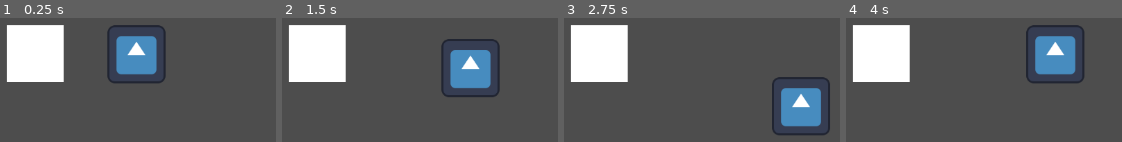
Above: before the commit, frames 1-4 (left to right).
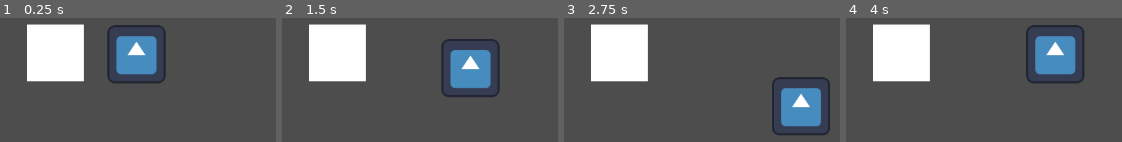
Above: after the commit, the same moments.

Repository: madsonmms/item-module
Game: Godot game, scene res://playground.tscn
Same seed, same stepped clock (60 frames per second), same inputs: the game is played once before the commit and once after it. The engine's default icon, where the game draws it, is replaced by a stand-in: a white triangle on a blue panel in a dark square.
Inputs:
- Up to frame 1 (0.25 s): no input
- Up to frame 2 (1.5 s): tap Enter at 0.5 s; hold Right (right) 0.53-1.28 s; hold E (interact) 0.53-1.28 s; hold Down (down) from 1.28 s (still down); tap E (interact) at 1.35 s
- Up to frame 3 (2.75 s): release Down (down) at 2.03 s; hold Right (right) from 2.03 s (still down); hold E (interact) from 2.03 s (still down)
- Up to frame 4 (4 s): release Right (right) at 2.78 s; release E (interact) at 2.78 s; hold Up (up) 2.78-3.53 s; tap E (interact) at 2.85 s; hold Left (left) from 3.53 s (still down); hold E (interact) from 3.53 s (still down)

The runs differ from the first frame. In frame 1, 7.1% of the frame differs, in the area x 2-31%, y 4-52%; in frame 2, 7.1%; in frame 3, 7.1%; in frame 4, 7.1%.

Commit message:
Turning the box into a RigidBody2d, still trying to inactivate it's gravity when it's been carried

Diff:
--- /dev/null
+++ b/Caixa.tscn
@@ -0,0 +1,48 @@
+[gd_scene load_steps=7 format=3 uid="uid://dh0v6rvbe8iua"]
+
+[ext_resource type="Script" uid="uid://ppb4pfkmxbom" path="res://caixa.gd" id="1_vlhcn"]
+[ext_resource type="PackedScene" uid="uid://l2royxwcttg7" path="res://ItemInteraction.tscn" id="2_xxku7"]
+
+[sub_resource type="Gradient" id="Gradient_wt17y"]
+colors = PackedColorArray(1, 1, 1, 1, 1, 1, 1, 1)
+
+[sub_resource type="GradientTexture2D" id="GradientTexture2D_m8u5f"]
+gradient = SubResource("Gradient_wt17y")
+
+[sub_resource type="CircleShape2D" id="CircleShape2D_wt17y"]
+radius = 103.23759
+
+[sub_resource type="RectangleShape2D" id="RectangleShape2D_vlhcn"]
+size = Vector2(82, 82)
+
+[node name="Caixa" type="RigidBody2D" node_paths=PackedStringArray("item_interaction")]
+collision_layer = 8
+collision_mask = 0
+gravity_scale = 0.0
+script = ExtResource("1_vlhcn")
+item_type = 0
+item_interaction = NodePath("ItemInteraction")
+
+[node name="Sprite2D" type="Sprite2D" parent="."]
+scale = Vector2(1.28125, 1.28125)
+texture = SubResource("GradientTexture2D_m8u5f")
+
+[node name="ItemInteraction" parent="." node_paths=PackedStringArray("interaction_label") instance=ExtResource("2_xxku7")]
+collision_layer = 4
+monitoring = false
+interaction_label = NodePath("Label")
+
+[node name="CollisionShape2D" type="CollisionShape2D" parent="ItemInteraction"]
+shape = SubResource("CircleShape2D_wt17y")
+
+[node name="Label" type="Label" parent="ItemInteraction"]
+visible = false
+offset_left = -11.0
+offset_top = -85.0
+offset_right = 29.0
+offset_bottom = -62.0
+text = "[E]"
+
+[node name="CollisionShape2D" type="CollisionShape2D" parent="."]
+shape = SubResource("RectangleShape2D_vlhcn")
+debug_color = Color(0.85305727, 0.00083150686, 0.8940463, 0.41960785)
--- a/interact_component.gd
+++ b/interact_component.gd
@@ -8,14 +8,16 @@
 #signal item_found(item: ItemInteraction)
 #signal item_lost(item: ItemInteraction)
 
+@export var carry_point: Marker2D
+
 var available_item: Item = null
 var carried_item: Item = null
 var is_carrying: bool = false
-var carry_offset: Vector2 = Vector2(0, -40)
+var carry_offset: Vector2 = Vector2(0, 0)
 
 var actor: CharacterBody2D
 
-#Guarda o status original do item para resturar/referenciar
+#Guarda o status original do item para resturar o item
 var carried_item_original_parent: Node = null
 var carried_item_original_transform: Transform2D = Transform2D()
 
@@ -24,11 +26,13 @@
 	area_entered.connect(_on_item_nearby)
 	area_exited.connect(_on_item_far)
 
+	print_debug(carried_item_original_transform)
+
 	pass
 
 func _process(_delta: float) -> void:
-	if is_carrying and carried_item:
-		_update_carried_item_position()
+	#if is_carrying and carried_item:
+		#_update_carried_item_position()
 	pass
 
 func try_interact() -> bool:
@@ -52,7 +56,7 @@
 	return false
 
 
-func try_carry(item: Node2D) -> bool:
+func try_carry(item: Item) -> bool:
 
 	var types_list = item.ItemType
 	var item_type = item.get_item_type()
@@ -68,20 +72,18 @@
 	carried_item = item
 	is_carrying = true
 
-	carried_item_original_parent = item.get_parent()
-	carried_item_original_transform = item.global_transform
+	carried_item.freeze = true
+	carried_item.reparent(carry_point)
+	carried_item.position = Vector2.ZERO
 
-	carried_item_original_parent.remove_child(item)
-	actor.add_child(item)
-	item.position = carry_offset
 
 	#item_carring.emit(item)
 
 	return true
 
-func _update_carried_item_position() -> void:
-	if carried_item:
-		carried_item.position = carry_offset
+#func _update_carried_item_position() -> void:
+	#if carried_item:
+		#carried_item.global_position = carry_point.global_position
 
 func drop_item() -> bool:
 
--- a/player.tscn
+++ b/player.tscn
@@ -10,7 +10,7 @@
 [sub_resource type="CircleShape2D" id="CircleShape2D_kne1u"]
 
 [node name="Player" type="CharacterBody2D"]
-collision_mask = 9
+collision_mask = 0
 script = ExtResource("1_4flbx")
 
 [node name="Sprite2D" type="Sprite2D" parent="."]
@@ -20,8 +20,12 @@
 [node name="CollisionShape2D" type="CollisionShape2D" parent="."]
 shape = SubResource("RectangleShape2D_i3pqv")
 
-[node name="InteractComponent" parent="." instance=ExtResource("3_kne1u")]
+[node name="InteractComponent" parent="." node_paths=PackedStringArray("carry_point") instance=ExtResource("3_kne1u")]
 collision_mask = 4
+carry_point = NodePath("CarryPoint")
+
+[node name="CarryPoint" type="Marker2D" parent="InteractComponent"]
+position = Vector2(0, -44)
 
 [node name="CollisionShape2D" type="CollisionShape2D" parent="InteractComponent"]
 shape = SubResource("CircleShape2D_kne1u")
--- a/playground.tscn
+++ b/playground.tscn
@@ -1,56 +1,15 @@
-[gd_scene load_steps=8 format=3 uid="uid://bd3hxsa4ri8ms"]
+[gd_scene load_steps=3 format=3 uid="uid://bd3hxsa4ri8ms"]
 
-[ext_resource type="PackedScene" uid="uid://pd2pr7bui32g" path="res://Player.tscn" id="1_rupst"]
-[ext_resource type="PackedScene" uid="uid://l2royxwcttg7" path="res://ItemInteraction.tscn" id="1_wt17y"]
-[ext_resource type="Script" uid="uid://ppb4pfkmxbom" path="res://caixa.gd" id="2_m8u5f"]
-
-[sub_resource type="Gradient" id="Gradient_wt17y"]
-colors = PackedColorArray(1, 1, 1, 1, 1, 1, 1, 1)
-
-[sub_resource type="GradientTexture2D" id="GradientTexture2D_m8u5f"]
-gradient = SubResource("Gradient_wt17y")
-
-[sub_resource type="CircleShape2D" id="CircleShape2D_wt17y"]
-radius = 103.23759
-
-[sub_resource type="RectangleShape2D" id="RectangleShape2D_wt17y"]
-size = Vector2(84, 84)
+[ext_resource type="PackedScene" uid="uid://pd2pr7bui32g" path="res://player.tscn" id="1_rupst"]
+[ext_resource type="PackedScene" uid="uid://dh0v6rvbe8iua" path="res://Caixa.tscn" id="2_wt17y"]
 
 [node name="Playground" type="Node2D"]
 
 [node name="Player" parent="." groups=["Player"] instance=ExtResource("1_rupst")]
 position = Vector2(315, 152)
+collision_mask = 12
 
-[node name="Caixa" type="Node2D" parent="." node_paths=PackedStringArray("item_interaction")]
-script = ExtResource("2_m8u5f")
-item_type = 0
-item_interaction = NodePath("ItemInteraction")
-
-[node name="Sprite2D" type="Sprite2D" parent="Caixa"]
-position = Vector2(169, 151)
-scale = Vector2(1.28125, 1.28125)
-texture = SubResource("GradientTexture2D_m8u5f")
-
-[node name="ItemInteraction" parent="Caixa" node_paths=PackedStringArray("interaction_label") instance=ExtResource("1_wt17y")]
-position = Vector2(169, 151)
+[node name="Caixa" parent="." instance=ExtResource("2_wt17y")]
+position = Vector2(198, 150)
 collision_layer = 4
-monitoring = false
-interaction_label = NodePath("Label")
-
-[node name="CollisionShape2D" type="CollisionShape2D" parent="Caixa/ItemInteraction"]
-shape = SubResource("CircleShape2D_wt17y")
-
-[node name="Label" type="Label" parent="Caixa/ItemInteraction"]
-visible = false
-offset_left = -11.0
-offset_top = -85.0
-offset_right = 29.0
-offset_bottom = -62.0
-text = "[E]"
-
-[node name="StaticBody2D" type="StaticBody2D" parent="Caixa"]
-
-[node name="CollisionShape2D" type="CollisionShape2D" parent="Caixa/StaticBody2D"]
-position = Vector2(169, 151)
-shape = SubResource("RectangleShape2D_wt17y")
-debug_color = Color(0.7904799, 0.09155921, 0.99999994, 0.41960785)
+collision_mask = 1
